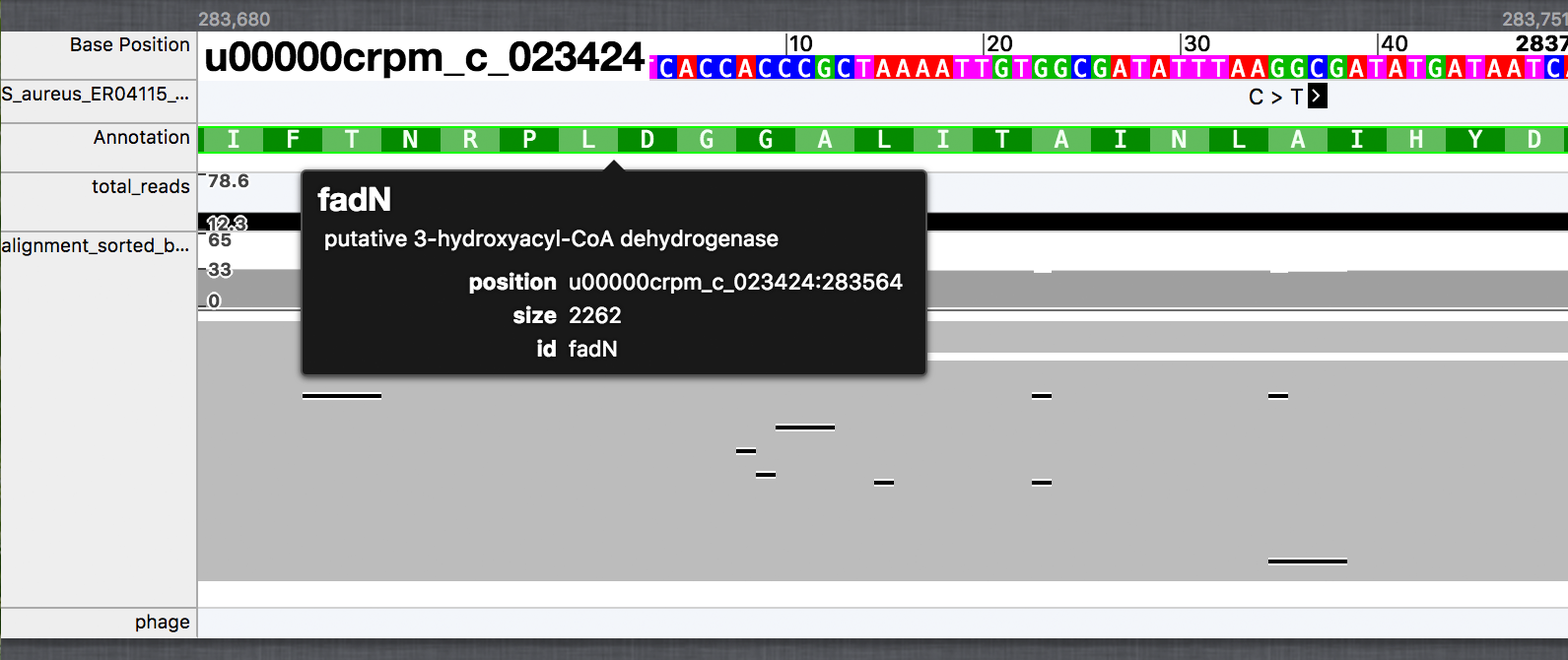
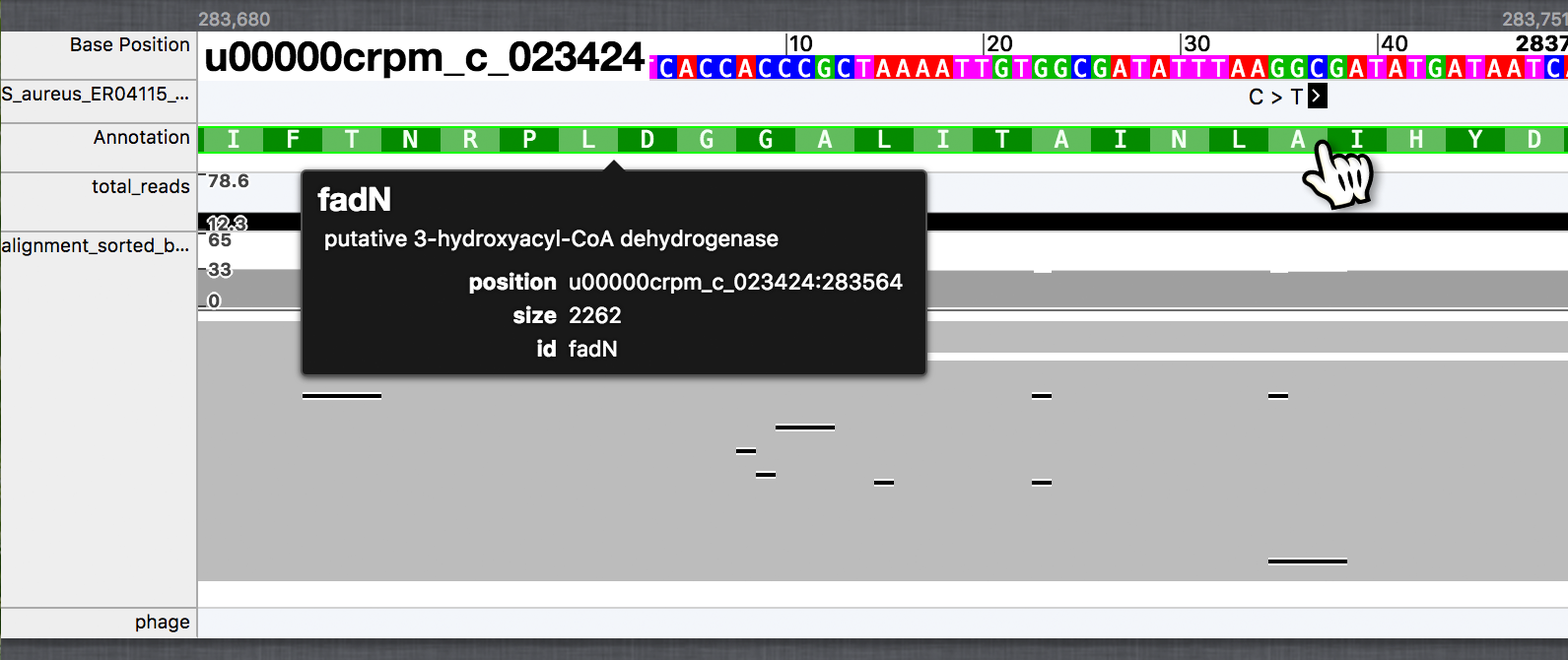
Layers edited between the first and the second 1568×660 image:
added layer "Layer 2" above "Layer 1" over (1300, 136, 1386, 214)
